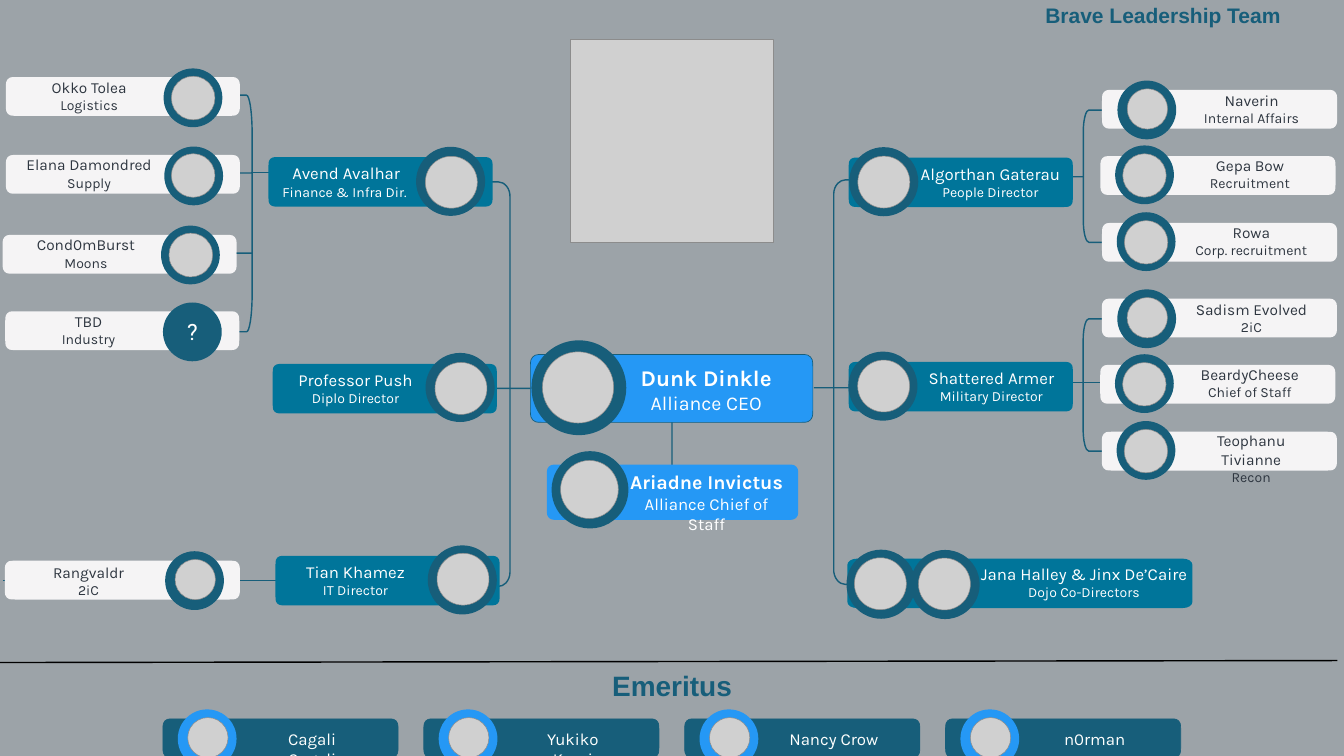
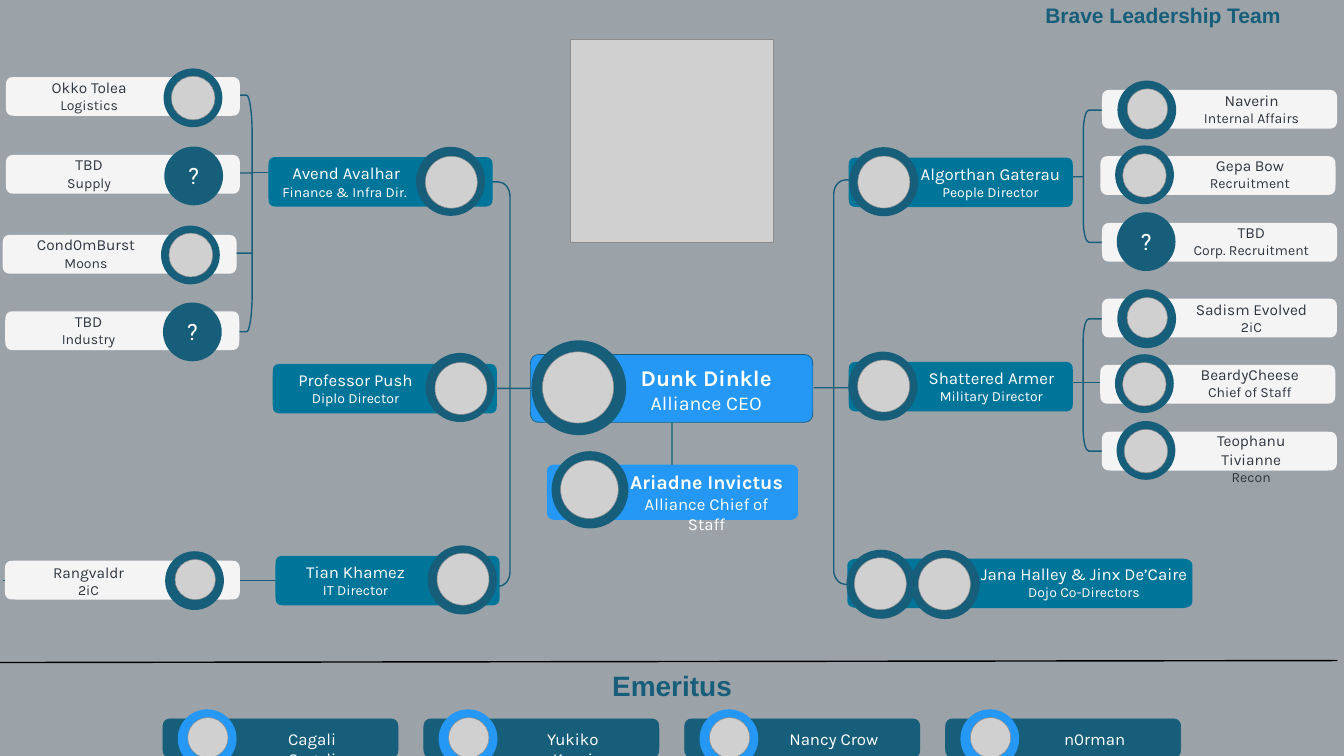
Before and after one commit to bravecollective/wiki-files, a slide deck: slide 1 of images/alliance-leadership/Brave-Leadership.pptx. Drawn at 1344x756 pixels with LibreOffice and Linux fonts; fonts in the diff are those of the drawing; grey boxes stand for pictures. Boxes give left, top, right and bottom in pixels: in the first picture for what was removed or moved away, otherwise in the second. Text is boxed around its words. In the diff, an @@ line names an element or a change of style, - is before the commit and + after.

```diff
--- a/images/alliance-leadership/Brave-Leadership.pptx
+++ b/images/alliance-leadership/Brave-Leadership.pptx
@@ text in ellipse at (x1=164, y1=147, x2=223, y2=206): text added @@
+?
@@ text at (x1=75, y1=160, x2=102, y2=170): text changed @@
-Elana Damondred
+TBD
@@ picture removed at (x1=171, y1=154, x2=215, y2=197) @@
@@ text in ellipse at (x1=1117, y1=212, x2=1176, y2=271): text added @@
+?
@@ picture removed at (x1=1124, y1=221, x2=1168, y2=264) @@
@@ text at (x1=1194, y1=245, x2=1309, y2=259): text changed @@
-Rowa
-Corp. recruitment
+TBD
+Corp. Recruitment
```
Also in this commit, not shown: 1 other file.
